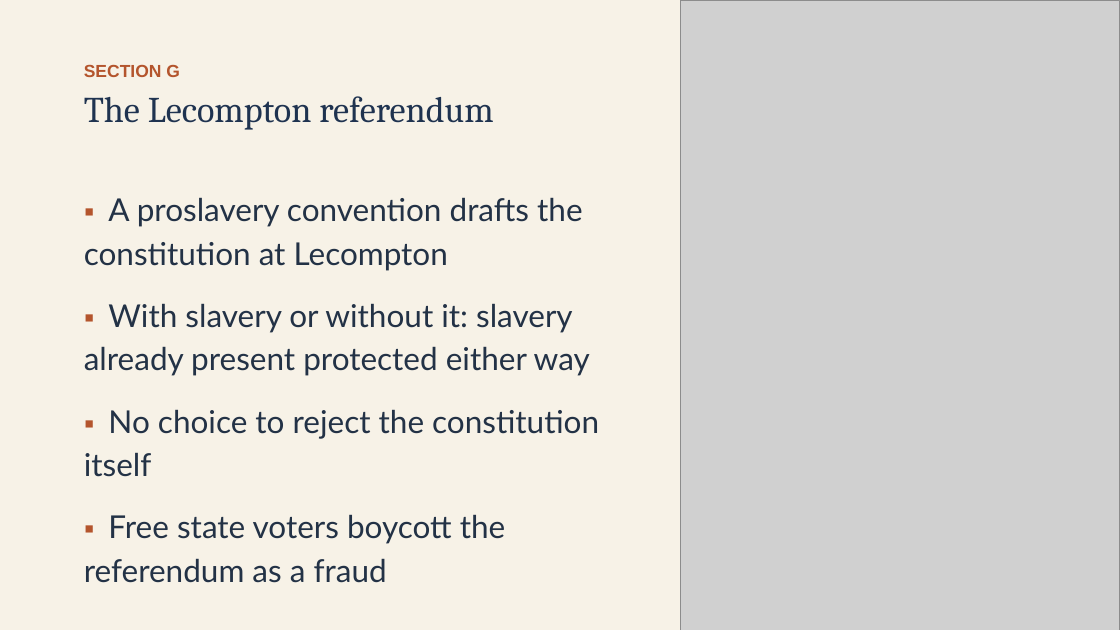
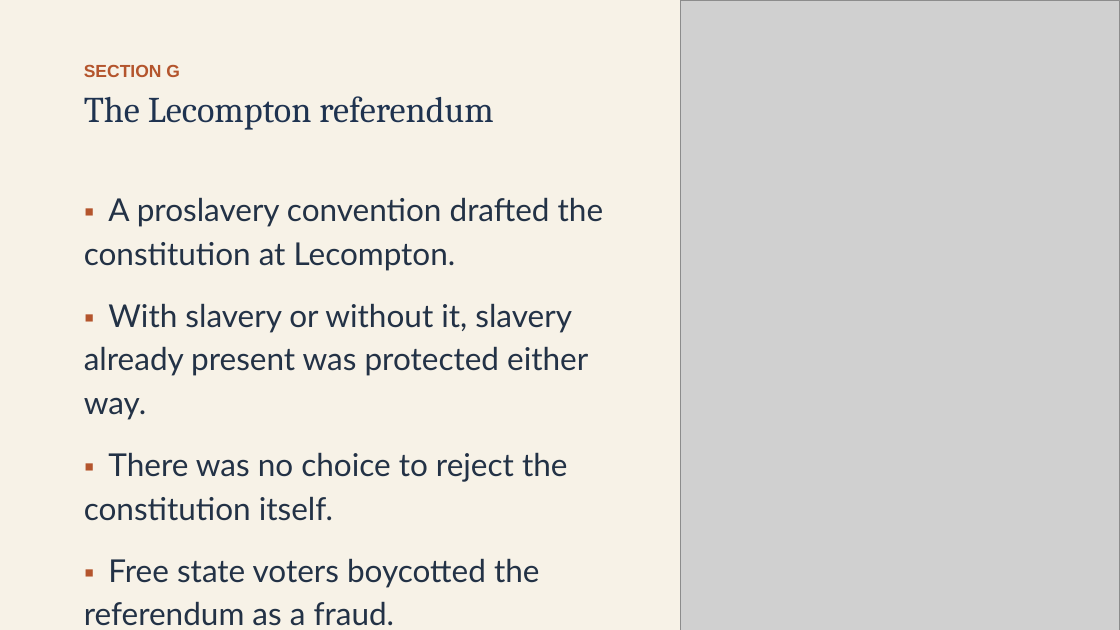
Before and after one commit to ab17gthb/humanities-curriculum-group, a slide deck: slide 23 of sectional-crisis/lesson-03/lesson-03-slides.pptx. Drawn at 1120x630 pixels with LibreOffice and Linux fonts; fonts in the diff are those of the drawing; grey boxes stand for pictures. Boxes give left, top, right and bottom in pixels: in the first picture for what was removed or moved away, otherwise in the second. Text is boxed around its words. In the diff, an @@ line names an element or a change of style, - is before the commit and + after.

```diff
--- a/sectional-crisis/lesson-03/lesson-03-slides.pptx
+++ b/sectional-crisis/lesson-03/lesson-03-slides.pptx
@@ text at box(84, 197, 604, 626): text changed @@
-▪ A proslavery convention drafts the constitution at Lecompton
-▪ With slavery or without it: slavery already present protected either way
-▪ No choice to reject the constitution itself
-▪ Free state voters boycott the referendum as a fraud
+▪ A proslavery convention drafted the constitution at Lecompton.
+▪ With slavery or without it, slavery already present was protected either way.
+▪ There was no choice to reject the constitution itself.
+▪ Free state voters boycotted the referendum as a fraud.
```
Also in this commit, not shown: 12 other slides changed, 6 other files.
